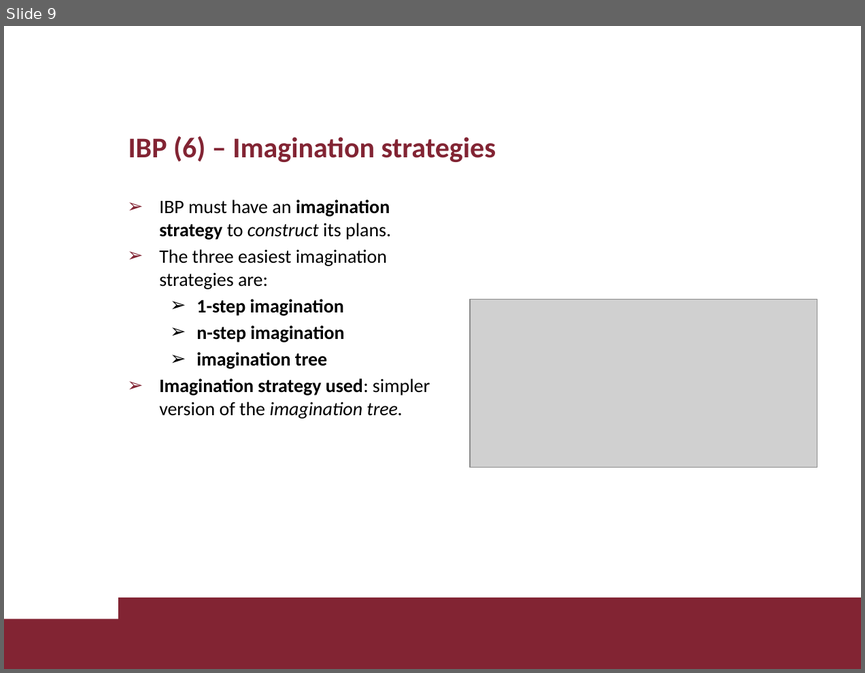
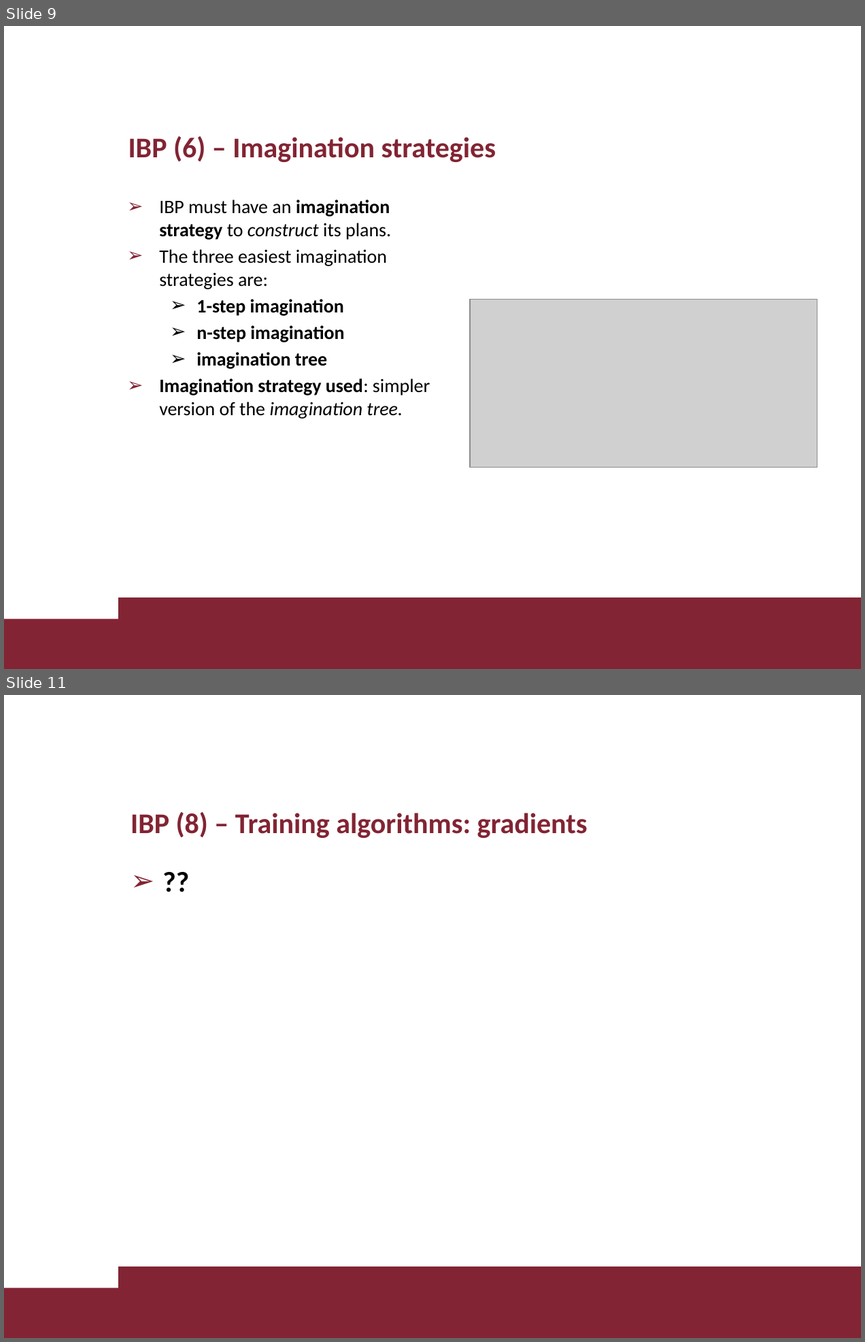
Before and after one commit to lorenzo-di-luccio/RL_Project, a slide deck: slides/diluccio_giamba_RL_project.pptx. Shown one above the other, each under a label of ours: slide 9 before the commit, slides 9 and 11 after it; the slides between them are not shown. The pictures are 865x673 and 865x1342 pixels, drawn with LibreOffice and Linux fonts; fonts in the diff are those of the drawing; grey boxes stand for pictures; background and template pictures are left out. Boxes give left, top, right and bottom in pixels: in the first picture for what was removed or moved away, otherwise in the second. Text is boxed around its words. In the diff, an @@ line names an element or a change of style, - is before the commit and + after.

```diff
--- a/slides/diluccio_giamba_RL_project.pptx
+++ b/slides/diluccio_giamba_RL_project.pptx
@@ slide 11 added at bbox=[4, 695, 861, 1338], background #FFFFFF; not listed: 2 template elements that a slide beside it also shows @@
@@ title added at bbox=[130, 812, 587, 838], 24 pt, text #822433, bold @@
+IBP (8) – Training algorithms: gradients
@@ text added at bbox=[122, 860, 817, 1245], 24 pt, text #000000, bold @@
+➢ ??
```
Also in this commit, not shown: 7 other slides added, 16 slides removed.
